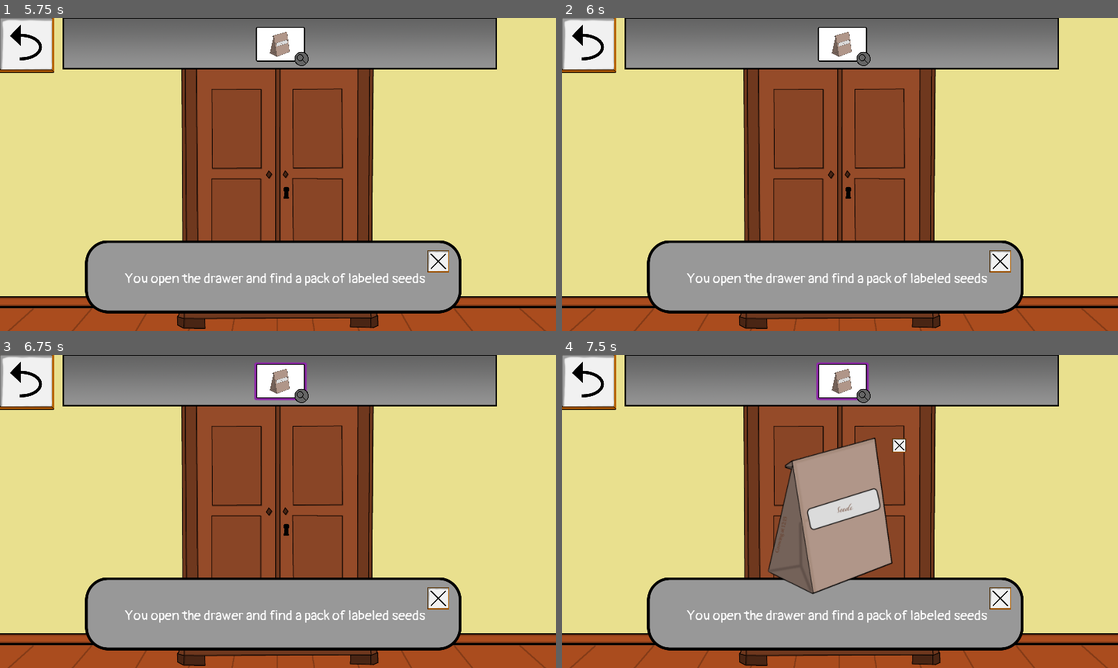
Above: before the commit, frames 1-4 (two rows, left to right).
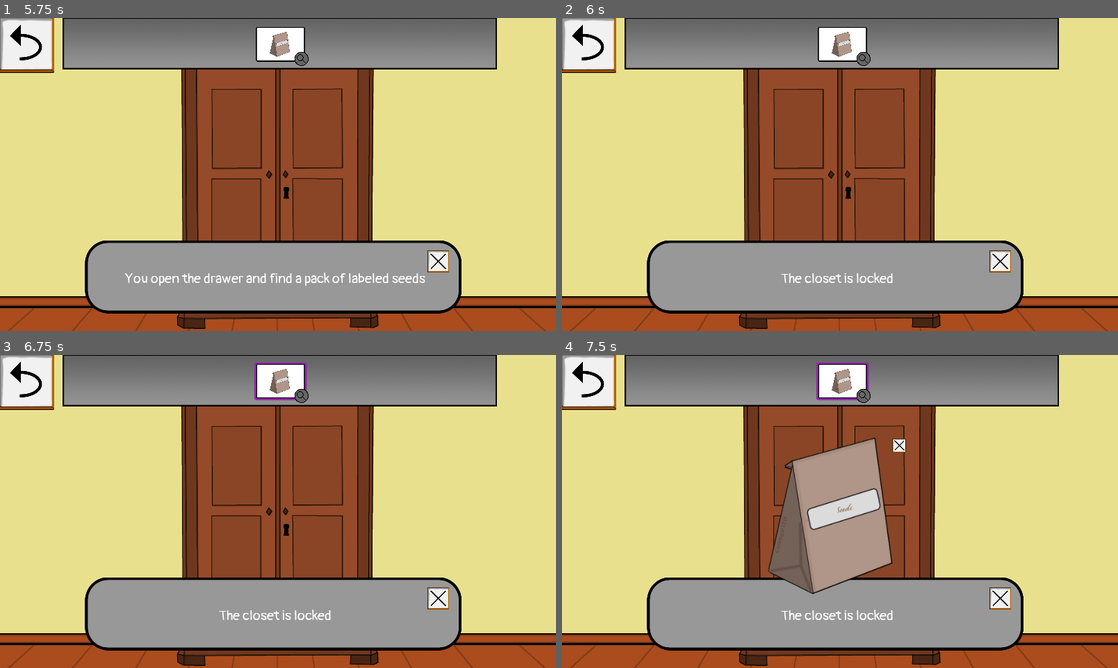
Above: after the commit, the same moments.

Repository: Paulpanther/GameJam11
Game: Godot game, scene res://Scenes/Main.tscn
Two runs of this game, one before a commit and one after it. Both use one fixed random seed, a clock stepped at 60 frames per second and the inputs below.
Inputs (mouse positions are in pixels of both pictures, inside the frame that each line leads up to):
- Up to frame 1 (5.75 s): tap Enter at 0.5, 2, 3.5 s; move the mouse to (422, 174) at 0.52 s; click (422, 174) at 0.67 s; tap Space at 1.25, 2.75, 4.25 s; move the mouse to (155, 237) at 1.27 s; click (155, 237) at 1.42 s; move the mouse to (266, 243) at 2.02 s; click (266, 243) at 2.17 s; move the mouse to (27, 43) at 2.77 s; click (27, 43) at 2.92 s; move the mouse to (22, 174) at 3.52 s; click (22, 174) at 3.67 s; move the mouse to (366, 180) at 4.27 s; click (366, 180) at 4.42 s; move the mouse to (283, 177) at 5.02 s; click (283, 177) at 5.17 s
- Up to frame 2 (6 s): move the mouse to (851, 193) at 5.77 s; click (851, 193) at 5.92 s
- Up to frame 3 (6.75 s): move the mouse to (278, 380) at 6.52 s; click (278, 380) at 6.67 s
- Up to frame 4 (7.5 s): move the mouse to (862, 395) at 7.27 s; click (862, 395) at 7.42 s

Frame 1 is identical in both runs. In frame 2, 0.7% of the frame differs, in the area x 22-77%, y 81-86%; in frame 3, 0.7%; in frame 4, 0.7%.

Commit message:
Add messages

Diff:
--- a/Scripts/Room3/table_and_flower.gd
+++ b/Scripts/Room3/table_and_flower.gd
@@ -15,17 +15,19 @@
 		if interactable:
 			if GlobalFlowerPot.flower_state == 0:
 				if Inv.inventory.get_selected_item() == Items.seeds:
-					Inv.inventory.remove_item(Items.seeds)
 					GlobalFlowerPot.flower_state = 1
 				else:
 					Inv.message.show_text("The pot is empty")
-			elif GlobalFlowerPot.flower_state == 1 and Inv.inventory.get_selected_item() == Items.can:
-				Inv.inventory.remove_item(Items.can)
-				GlobalFlowerPot.flower_state = 2
-			elif GlobalFlowerPot.flower_state == 2 and GlobalFlowerPot.is_minutes_correct():
-				GlobalFlowerPot.flower_state = 3
+			elif GlobalFlowerPot.flower_state == 1:
+				if Inv.inventory.get_selected_item() == Items.can:
+					Inv.inventory.remove_item(Items.can)
+					GlobalFlowerPot.flower_state = 2
+					Inv.message.show_text("Now the flower only needs time to grow")
+				else:
+					Inv.message.show_text("The flower seems to be to dry")
 			elif GlobalFlowerPot.flower_state == 3:
 				GlobalFlowerPot.flower_state = 4
+				Inv.message.show_text("You pulled to hard and the pot fell down")
 				#Inv.inventory.add_item(Items.door_key)
 		_update_image()
 
@@ -38,6 +40,9 @@
 				SceneStack.switch_scene("res://Scenes/Room3/TableDetail.tscn")
 
 func _update_image():
+	if GlobalFlowerPot.flower_state == 2 and GlobalFlowerPot.is_minutes_correct():
+		GlobalFlowerPot.flower_state = 3
+
 	$Flower0.hide()
 	$Flower1.hide()
 	$Flower3.hide()
--- a/Scripts/Room4/closet.gd
+++ b/Scripts/Room4/closet.gd
@@ -25,8 +25,11 @@
 
 func on_key_click(viewport, event, shape_idx):
 	if (event is InputEventMouseButton && event.pressed):
-		if not GlobalFlowerPot.closet_open and interactable and Inv.inventory.get_selected_item() == Items.hook_shaped_key:
-			GlobalFlowerPot.closet_open = true
-			Inv.inventory.remove_item(Items.hook_shaped_key)
-			Inv.inventory.add_item(Items.can)
-			_update_state()
+		if not GlobalFlowerPot.closet_open and interactable:
+			if Inv.inventory.get_selected_item() == Items.hook_shaped_key:
+				GlobalFlowerPot.closet_open = true
+				Inv.inventory.remove_item(Items.hook_shaped_key)
+				Inv.inventory.add_item(Items.can)
+				_update_state()
+			else:
+				Inv.message.show_text("The closet is locked")
